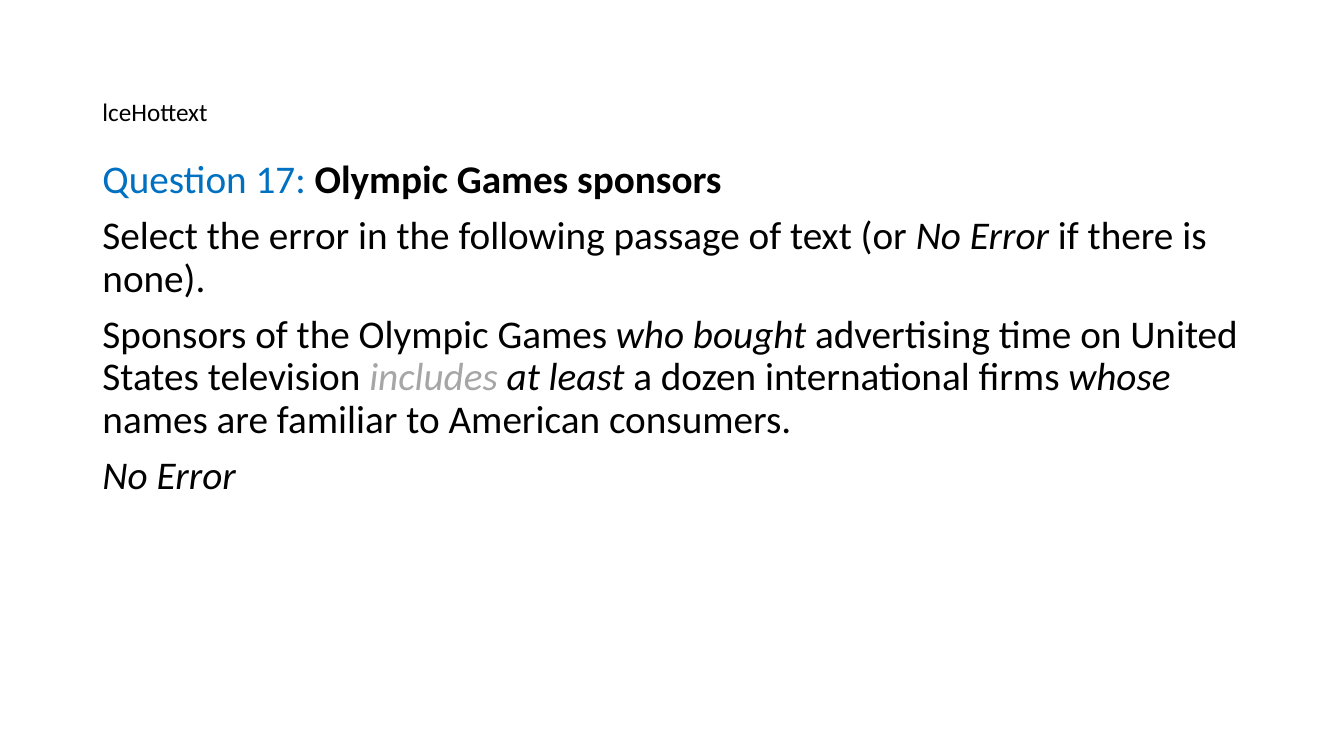
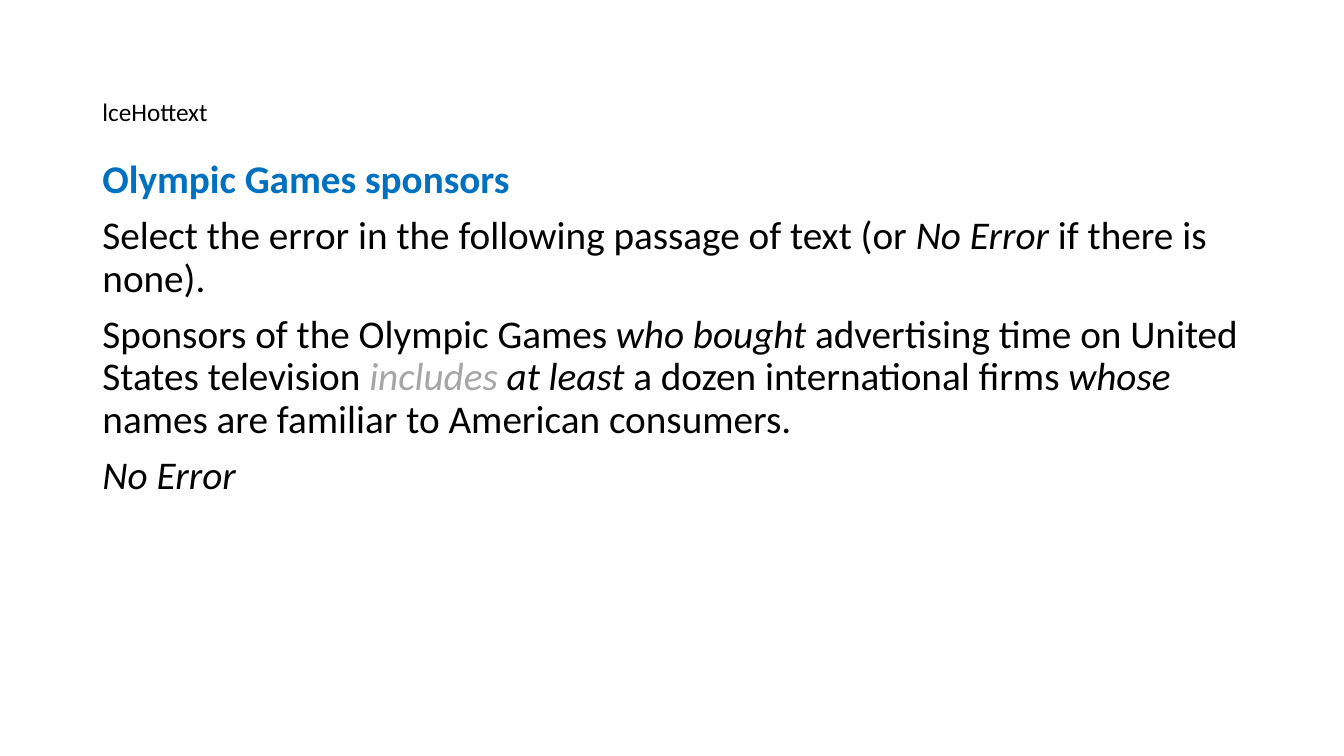
Before and after one commit to birgitstrackenbrock/dita13.lc.extra-interactions, a slide deck: slide 21 of documentation/Interaction_examples_visual.pptx (slide 20 before the commit). Drawn at 1344x756 pixels with LibreOffice and Linux fonts; fonts in the diff are those of the drawing. Boxes give left, top, right and bottom in pixels: in the first picture for what was removed or moved away, otherwise in the second. Text is boxed around its words. In the diff, an @@ line names an element or a change of style, - is before the commit and + after.

```diff
--- a/documentation/Interaction_examples_visual.pptx
+++ b/documentation/Interaction_examples_visual.pptx
@@ text at (102, 165, 509, 199): text changed; text colour #000000 to #0070C0 @@
-Question 17: Olympic Games sponsors
+Olympic Games sponsors
```
Also in this commit, not shown: 18 other slides changed, 1 slide added, 33 other files.
